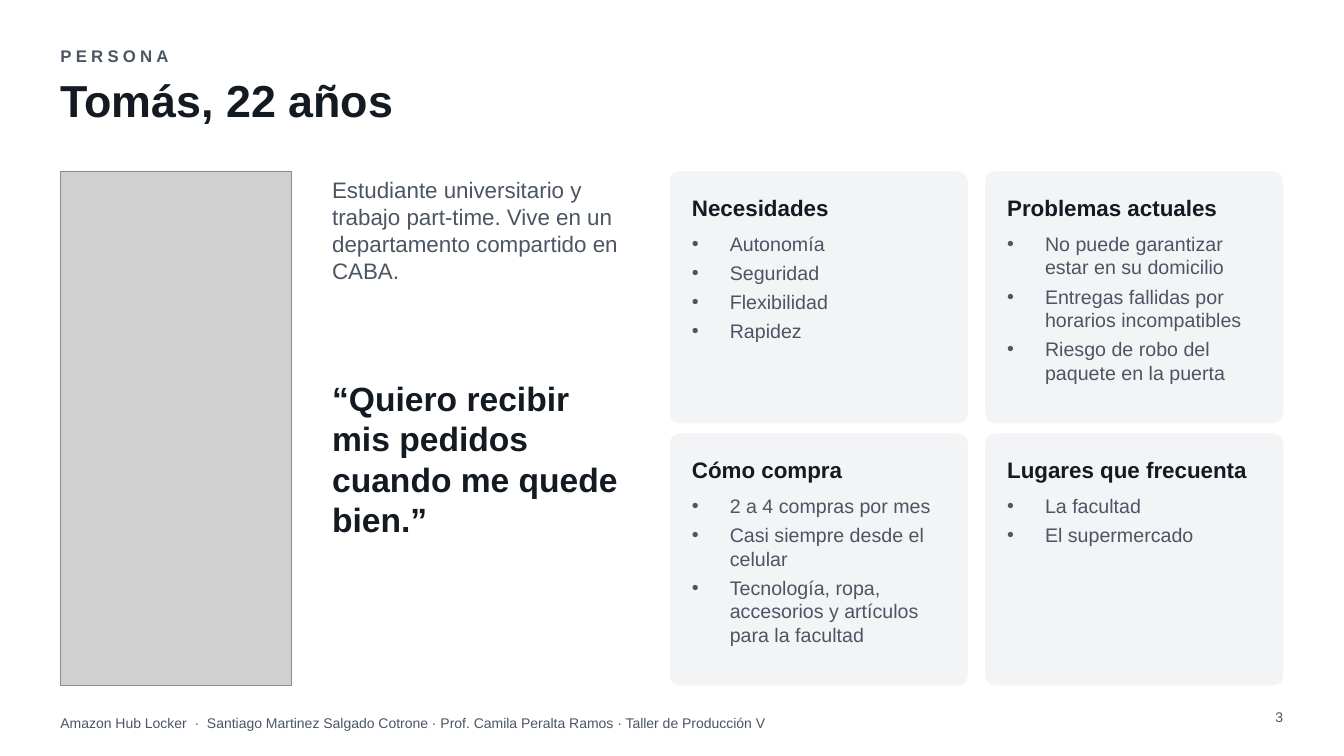
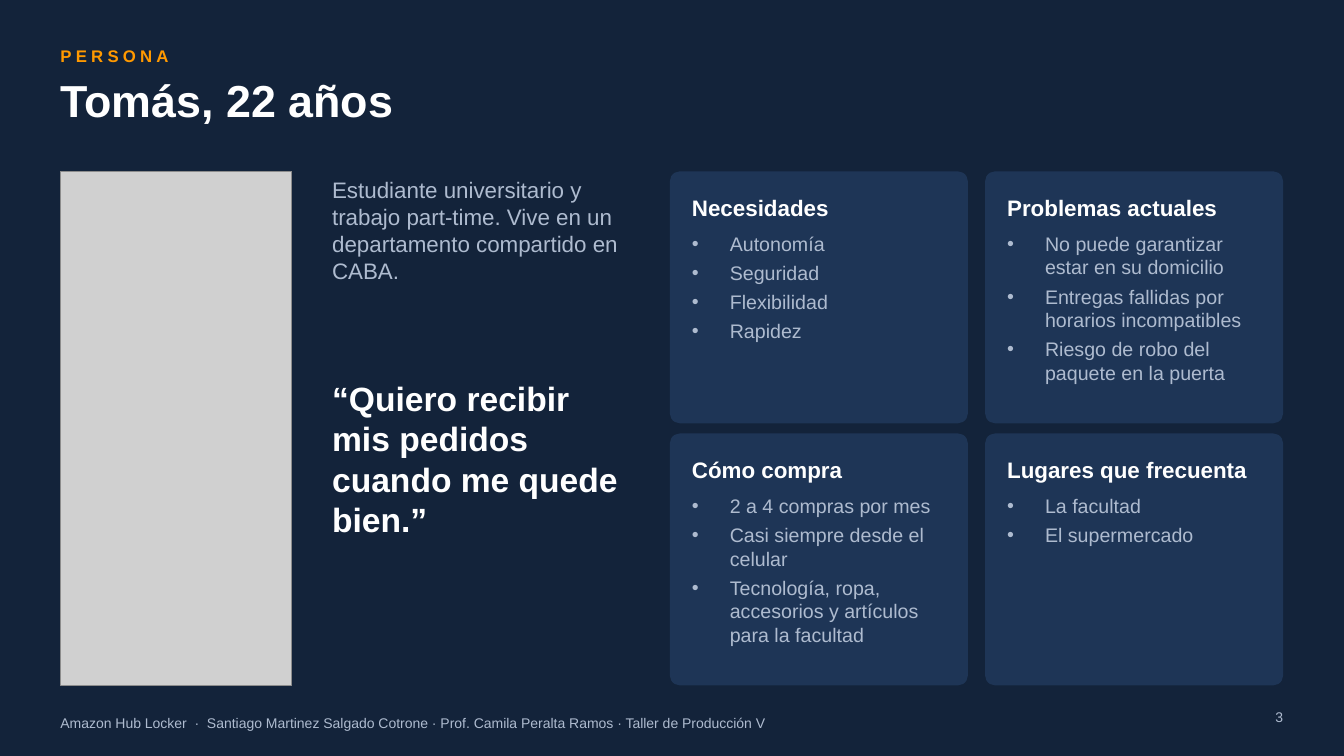
Before and after one commit to ramasalgado/Amazon-Proyecto, a slide deck: slide 3 of presentacion/Amazon-Hub-Locker-presentacion.pptx. Drawn at 1344x756 pixels with LibreOffice and Linux fonts; fonts in the diff are those of the drawing; grey boxes stand for pictures; background and template pictures are left out. Boxes give left, top, right and bottom in pixels: in the first picture for what was removed or moved away, otherwise in the second. Text is boxed around its words. In the diff, an @@ line names an element or a change of style, - is before the commit and + after.

```diff
--- a/presentacion/Amazon-Hub-Locker-presentacion.pptx
+++ b/presentacion/Amazon-Hub-Locker-presentacion.pptx
@@ background #FFFFFF to #13233A @@
@@ text "PERSONA" at bbox=[60, 50, 168, 62]: text colour #4B5563 to #FF9900 @@
@@ fill #F3F4F6 to #1E3556 in 4 elements at bbox=[670, 171, 969, 423], bbox=[985, 171, 1284, 423], bbox=[670, 434, 969, 686], bbox=[985, 434, 1284, 686] @@
@@ text colour #131A22 to #FFFFFF in 6 elements at bbox=[60, 84, 394, 124], bbox=[332, 386, 618, 533], bbox=[692, 199, 829, 217], bbox=[1007, 199, 1216, 217], bbox=[692, 461, 842, 483], bbox=[1007, 461, 1247, 483] @@
@@ text colour #4B5563 to #AEBBCF in 7 elements at bbox=[332, 182, 618, 279], bbox=[730, 236, 828, 342], bbox=[1045, 237, 1241, 384], bbox=[730, 499, 930, 646], bbox=[1045, 499, 1193, 546], bbox=[1275, 712, 1283, 722], bbox=[60, 717, 765, 731] @@
```
Also in this commit, not shown: 12 other slides changed, 1 other file.
